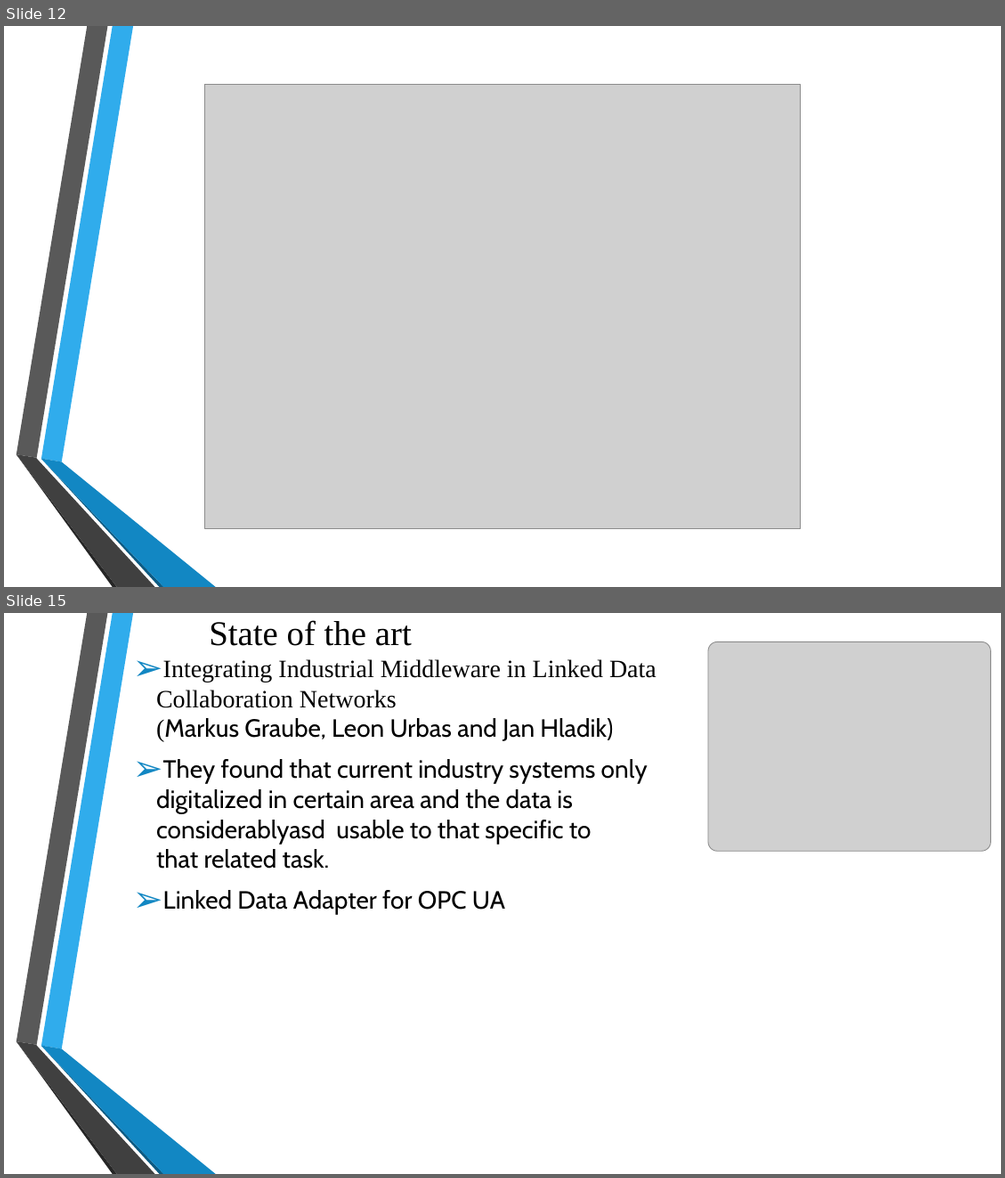
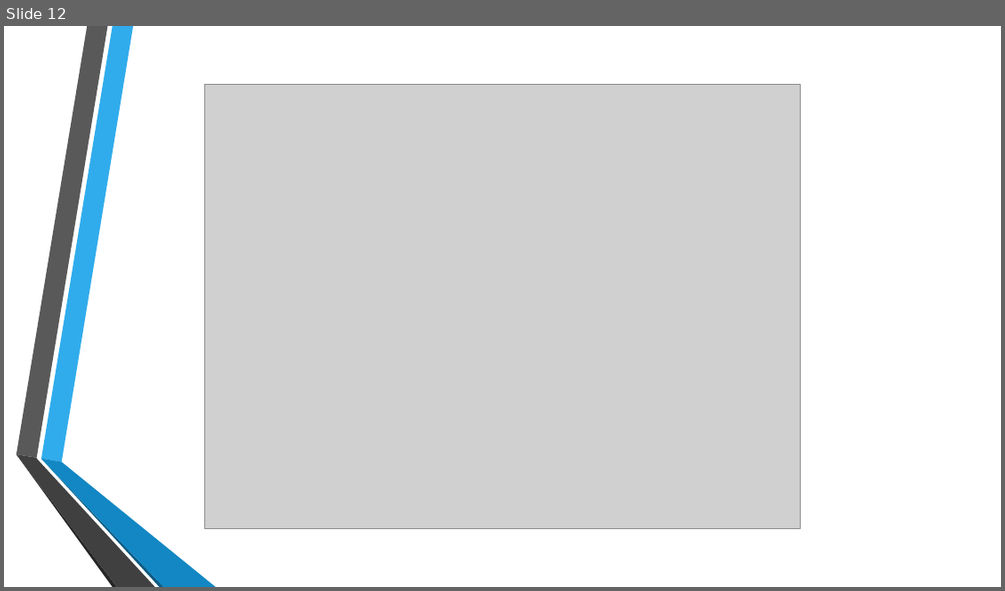
Before and after one commit to anindameister/cps2Project, a slide deck: CPS2 Project1.pptx. Shown one above the other, each under a label of ours: slides 12 and 15 before the commit, slide 12 after it; the slides between them are not shown. The pictures are 1005x1178 and 1005x591 pixels, drawn with LibreOffice and Linux fonts; fonts in the diff are those of the drawing; grey boxes stand for pictures; background and template pictures are left out. Boxes give left, top, right and bottom in pixels: in the first picture for what was removed or moved away, otherwise in the second. Text is boxed around its words. In the diff, an @@ line names an element or a change of style, - is before the commit and + after.

```diff
--- a/CPS2 Project1.pptx
+++ b/CPS2 Project1.pptx
@@ slide 15 removed at box(4, 613, 1001, 1174), background picture (left out); not listed: 6 template elements that a slide beside it also shows @@
@@ title removed at box(209, 620, 412, 646) @@
-State of the art
@@ text removed at box(156, 659, 656, 915) @@
-➢ Integrating Industrial Middleware in Linked Data Collaboration Networks
-  (Markus Graube, Leon Urbas and Jan Hladik)
-➢ They found that current industry systems only
-  digitalized in certain area and the data is
-  considerablyasd usable to that specific to
-  that related task.
-➢ Linked Data Adapter for OPC UA
@@ picture removed at box(708, 642, 991, 852) @@
```
Also in this commit, not shown: 1 slide changed, 4 slides added, 2 other slides removed, 2 other files.
